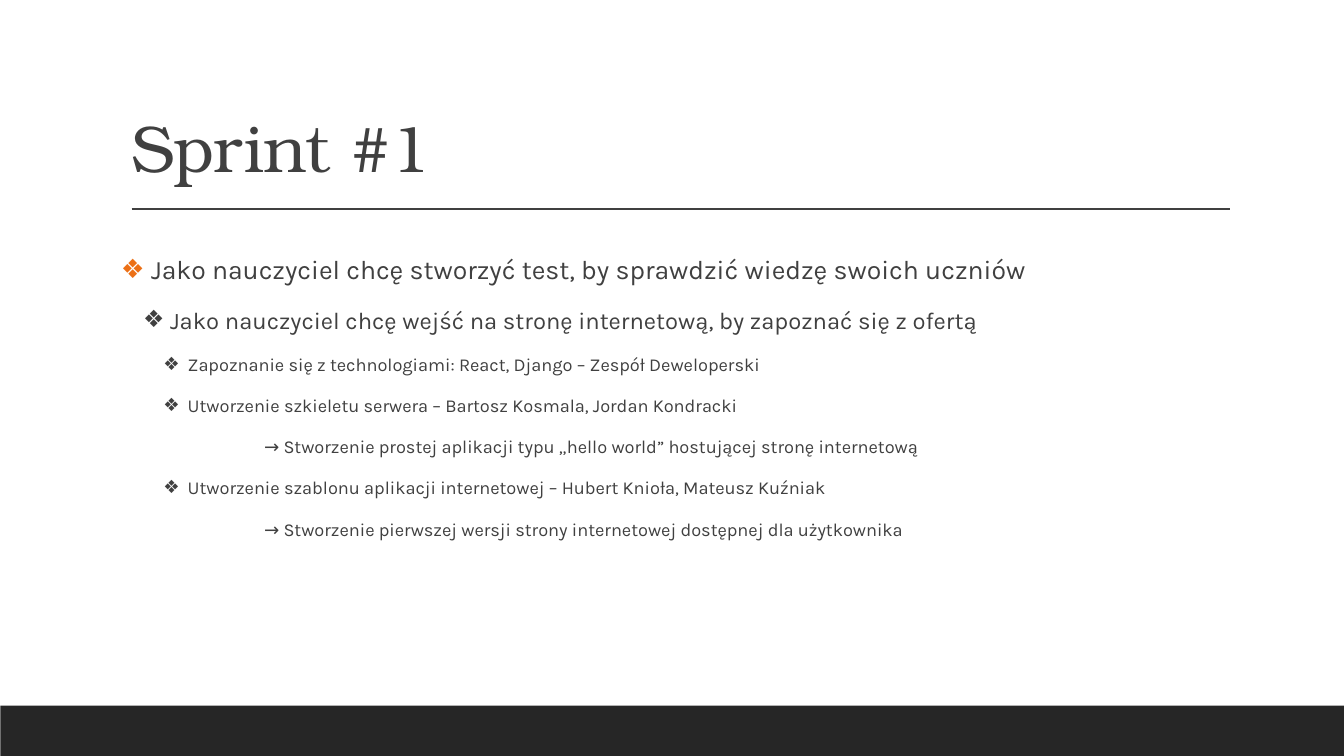
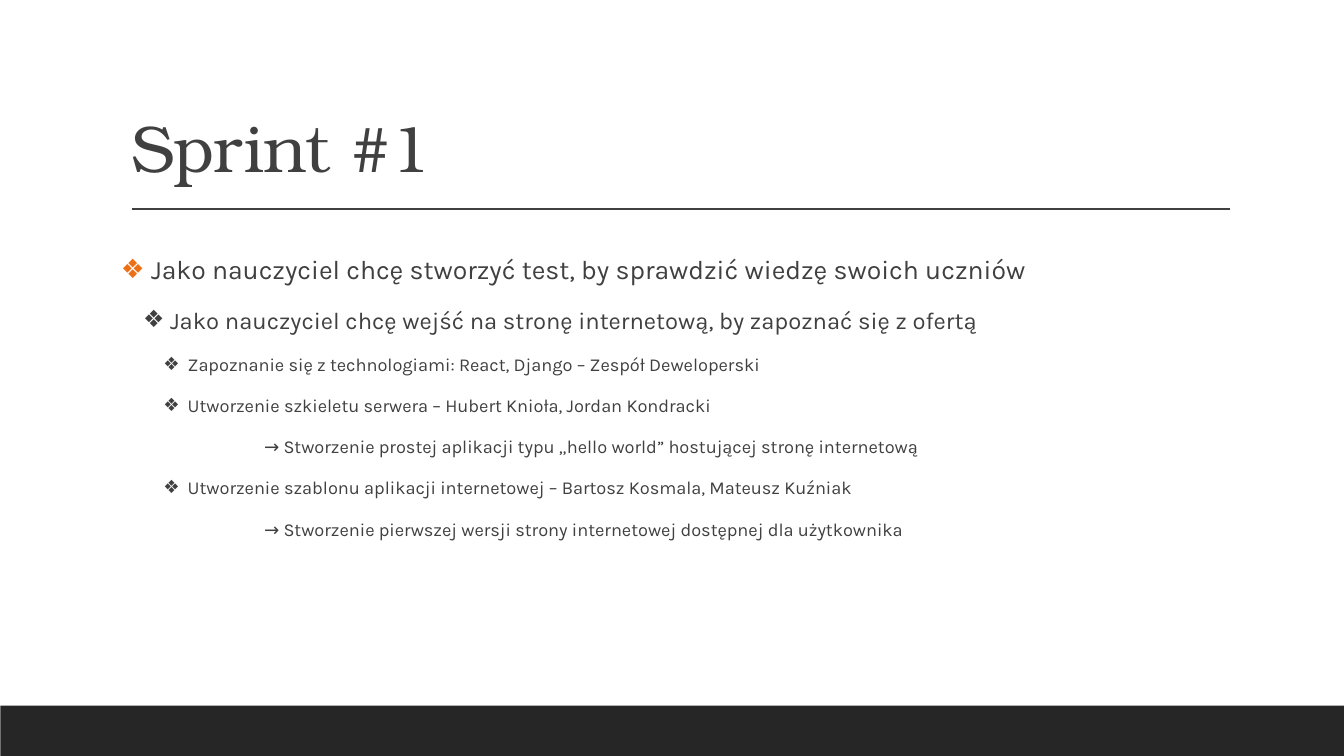
Before and after one commit to hubert-kniola/CodeRevv, a slide deck: slide 12 of pz/1/Z1P1.pptx. Drawn at 1344x756 pixels with LibreOffice and Linux fonts; fonts in the diff are those of the drawing. Boxes give left, top, right and bottom in pixels: in the first picture for what was removed or moved away, otherwise in the second. Text is boxed around its words. In the diff, an @@ line names an element or a change of style, - is before the commit and + after.

```diff
--- a/pz/1/Z1P1.pptx
+++ b/pz/1/Z1P1.pptx
@@ text at (188,399,711,414): text changed @@
-    ❖ Utworzenie szkieletu serwera – Bartosz Kosmala, Jordan Kondracki
+    ❖ Utworzenie szkieletu serwera – Hubert Knioła, Jordan Kondracki
@@ text at (188,480,851,499): text changed @@
-    ❖ Utworzenie szablonu aplikacji internetowej – Hubert Knioła, Mateusz Kuźniak
+    ❖ Utworzenie szablonu aplikacji internetowej – Bartosz Kosmala, Mateusz Kuźniak
```
Also in this commit, not shown: 3 other slides changed.
